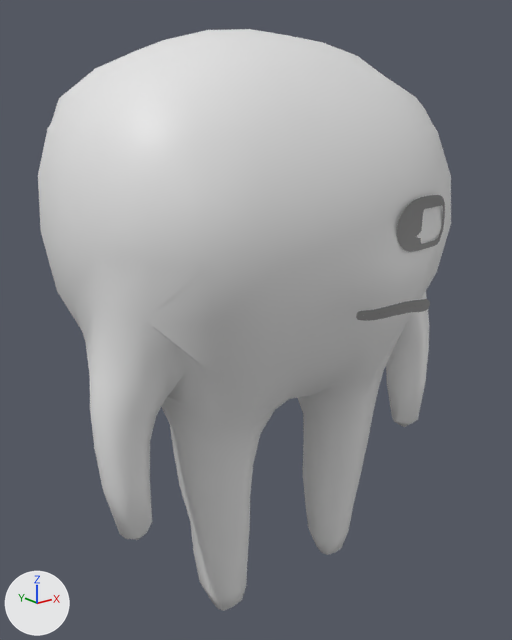
The Blender file Blender/draft.blend: old version first, new version second.
Both versions are drawn from a 50 mm camera at (-3.46, -3.99, 4.0) aimed at (-0.04, 0.29, 2.29). Arrows for +X, +Y and +Z are at lower left; the lights stay in place.

In view in the first picture: 'Cube', 'EyeFrame', 'MouthFrame'.
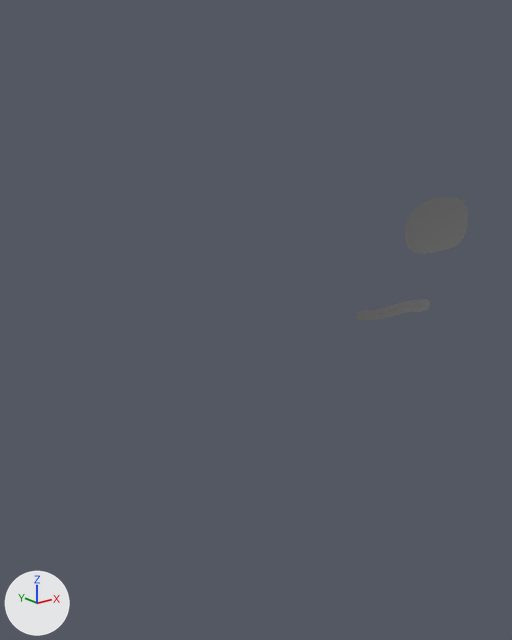
Commit message: flat eye

Location of each change, [x1, y1, x2, y2] in pixels of the pictures (512 x 640 px):
'Cube', hidden: before [38, 29, 451, 611]
'EyeFrame', reshaped, moved (31% wider): before [397, 195, 445, 252]; after [405, 197, 468, 254]

Diff of the bpy script that builds the scene:
```diff
--- a/Blender/draft.blend.py
+++ b/Blender/draft.blend.py
@@ me_plane @@
 # used by ob_eyeframe; location = (0.61, -0.824, 3.162); rotation_euler = (1.571, 0.0, 0.0), in degrees (90, 0, 0)
-me_plane.from_pydata(...)  # 56 vertices, 29 faces; spans x -0.362..0.337, y -0.194..0.187, z -0.092..0.046
+me_plane.from_pydata(...)  # 67 vertices, 52 faces; spans x -0.362..0.337, y -0.194..0.187, z -0.008
+# me_plane part 1: the whole mesh is rebuilt
 me_plane.materials.append(mat_material_001)
@@ ob_cube @@
 _m = ob_cube.modifiers.new('Mirror', 'MIRROR')
 _m.use_clip = True
+ob_cube.hide_set(True)
@@ ob_eyeframe @@
 ob_eyeframe = bpy.data.objects.new('EyeFrame', me_plane)
-ob_eyeframe.location = (0.61, -0.824, 3.162)
+ob_eyeframe.location = (0.61, -0.944, 3.162)
 ob_eyeframe.rotation_euler = (1.571, 0.0, 0.0)  # degrees (90, 0, 0)
```
